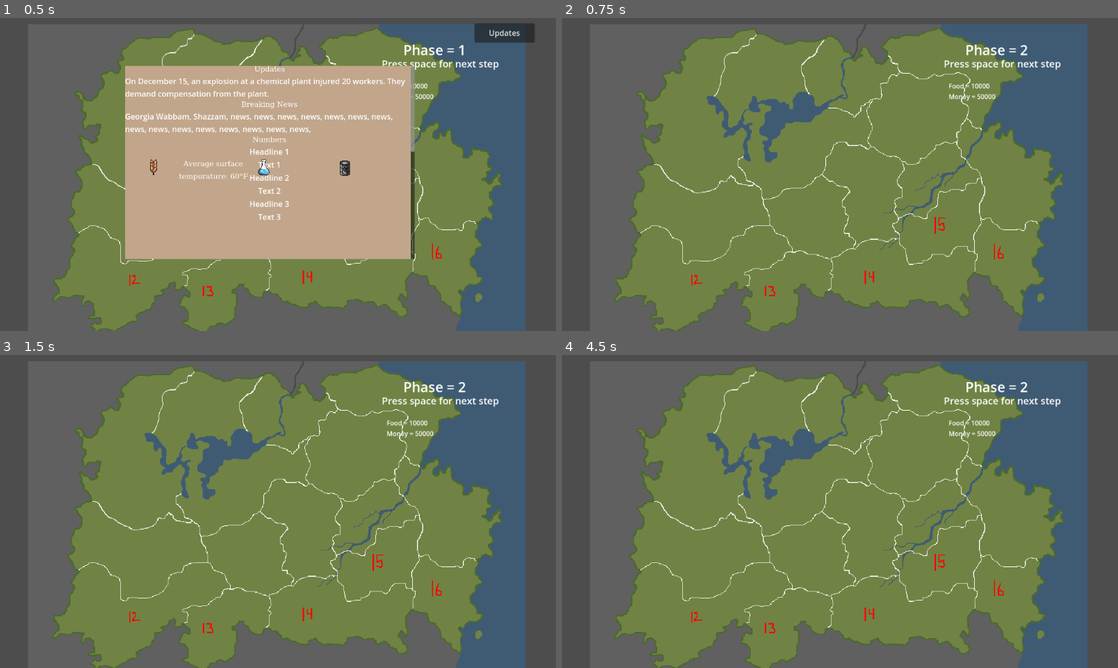
Above: before the commit, frames 1-4 (two rows, left to right).
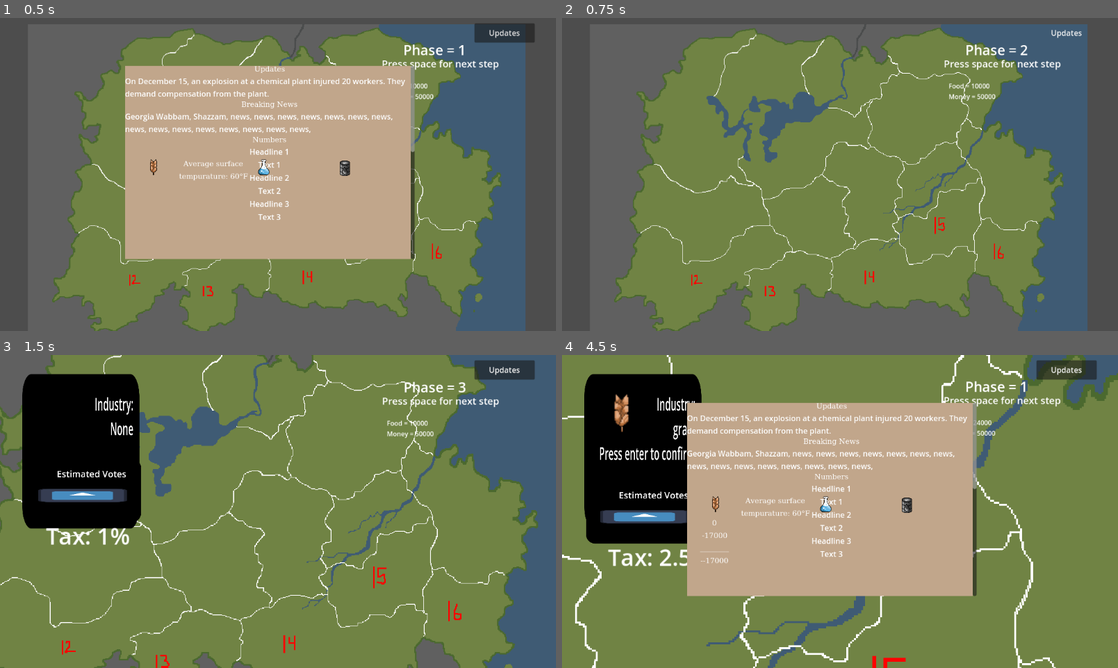
Above: after the commit, the same moments.

Repository: mccoogp/WeatherInc
Game: Godot game, scene res://world.tscn
The game is run twice, just before and just after one commit, with the same random seed, the same clock (stepped at 60 frames per second) and the same inputs. The engine's default icon, where the game draws it, is replaced by a stand-in: a white triangle on a blue panel in a dark square.
Inputs (mouse positions are in pixels of both pictures, inside the frame that each line leads up to):
- Up to frame 1 (0.5 s): no input
- Up to frame 2 (0.75 s): click "Updates" at 0.5 s
- Up to frame 3 (1.5 s): tap Space at 1.25 s; move the mouse to (400, 495) at 1.27 s; hold Right from 1.28 s (still down); hold X from 1.28 s (still down); click (400, 495) at 1.42 s
- Up to frame 4 (4.5 s): tap Space every 0.75 s from 2 to 4.25 s; move the mouse to (728, 527) at 2.02 s; release Right at 2.03 s; release X at 2.03 s; hold Down 2.03-2.78 s; tap Enter at 2.1 s; move the mouse to (895, 442) at 2.77 s; hold Right 2.78-3.53 s; hold Backspace 2.78-3.53 s; move the mouse to (812, 574) at 3.52 s; hold Up 3.53-4.28 s; tap X at 3.6 s; click (812, 574) at 3.67 s; move the mouse to (1006, 558) at 4.27 s; hold Left from 4.28 s (still down); hold Enter from 4.28 s (still down)

Frame 1 is identical in both runs. In frame 2, less than 0.1% of the frame differs, in the area x 88-94%, y 3-7%; in frame 3, 46%; in frame 4, 80%, in the area x 0-100%, y 0-100%.

Commit message:
Finished taking over button

Diff:
--- a/news.gd
+++ b/news.gd
@@ -2,3 +2,4 @@
 
 
 @export var clicked = false
+@export var hide = false
--- a/scroll_container.gd
+++ b/scroll_container.gd
@@ -24,6 +24,7 @@
 		vbox.add_child(body_label)
 
 
+
 func load_json_data(path : String):
 	var filename = 'res://data/news.json'
 	var json_text = FileAccess.get_file_as_string(filename)
@@ -32,10 +33,11 @@
 
 # Called every frame. 'delta' is the elapsed time since the previous frame.
 func _process(delta: float) -> void:
-	pass
+	var scroll_container = get_node("TextureRect")
+	scroll_container.visible = !$"..".hide
 
 
 func _on_update_toggle_button_down() -> void:
-	var scroll_container = get_node("TextureRect")
-	scroll_container.visible = !scroll_container.visible
+
+
 	$"..".clicked = true
--- a/world.gd
+++ b/world.gd
@@ -292,7 +292,8 @@
 	if $CanvasLayer/News.clicked == true:
 		$CanvasLayer/News.clicked = false
 		phase += 1
-		$CanvasLayer/News.hide()
+		if phase == 2:
+			$CanvasLayer/News.hide = true
 		if phase == 5:
 			factories = 0
 			totalpop = 0
@@ -342,7 +343,7 @@
 
 
 
-
+			$CanvasLayer/News.hide = false
 			phase = 1
 
 			#news stuff
